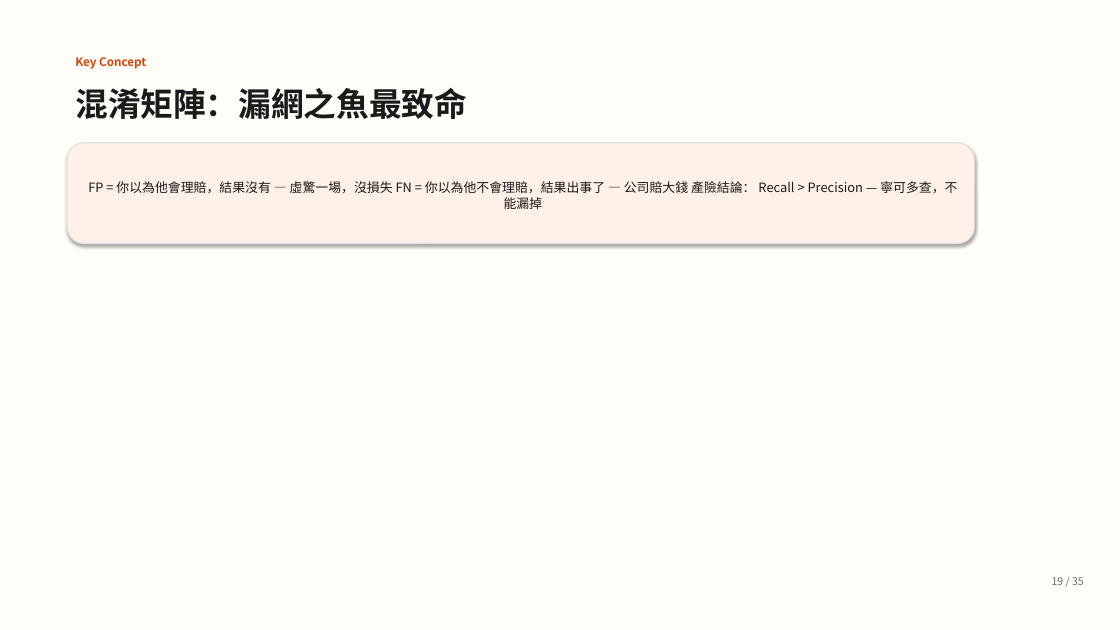
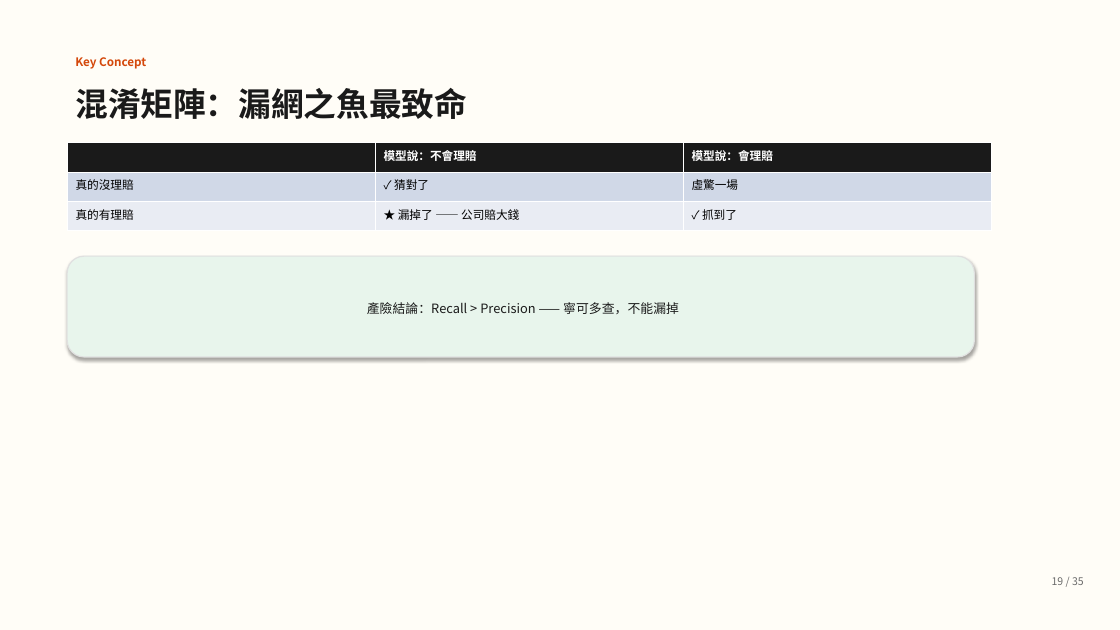
Before and after one commit to guanyuhoujeff/114-2-Data-Analysis-in-Casualty-Insurance-co-teaching, a slide deck: slide 20 of presentation_v2.pptx (slide 19 before the commit). Drawn at 1120x630 pixels with LibreOffice and Linux fonts; fonts in the diff are those of the drawing. Boxes give left, top, right and bottom in pixels: in the first picture for what was removed or moved away, otherwise in the second. Text is boxed around its words. In the diff, an @@ line names an element or a change of style, - is before the commit and + after.

```diff
--- a/presentation_v2.pptx
+++ b/presentation_v2.pptx
@@ rounded rectangle removed at [67,143,975,244] @@
-FP = 你以為他會理賠，結果沒有 — 虛驚一場，沒損失 FN = 你以為他不會理賠，結果出事了 — 公司賠大錢 產險結論： Recall > Precision — 寧可多查，不能漏掉
@@ table added at [67,143,992,231], 3 rows, 3 columns @@
+ | 模型說：不會理賠 | 模型說：會理賠
+真的沒理賠 | ✓ 猜對了 | 虛驚一場
+真的有理賠 | ★ 漏掉了 —— 公司賠大錢 | ✓ 抓到了
@@ rounded rectangle added at [67,256,975,357], fill #E8F5EC, outline #E0E0E0 1 pt, 11 pt, text #1A1A1A @@
+產險結論：Recall > Precision —— 寧可多查，不能漏掉
```
Also in this commit, not shown: 15 other slides changed, 6 slides added, 6 slides removed, 4 other files.
